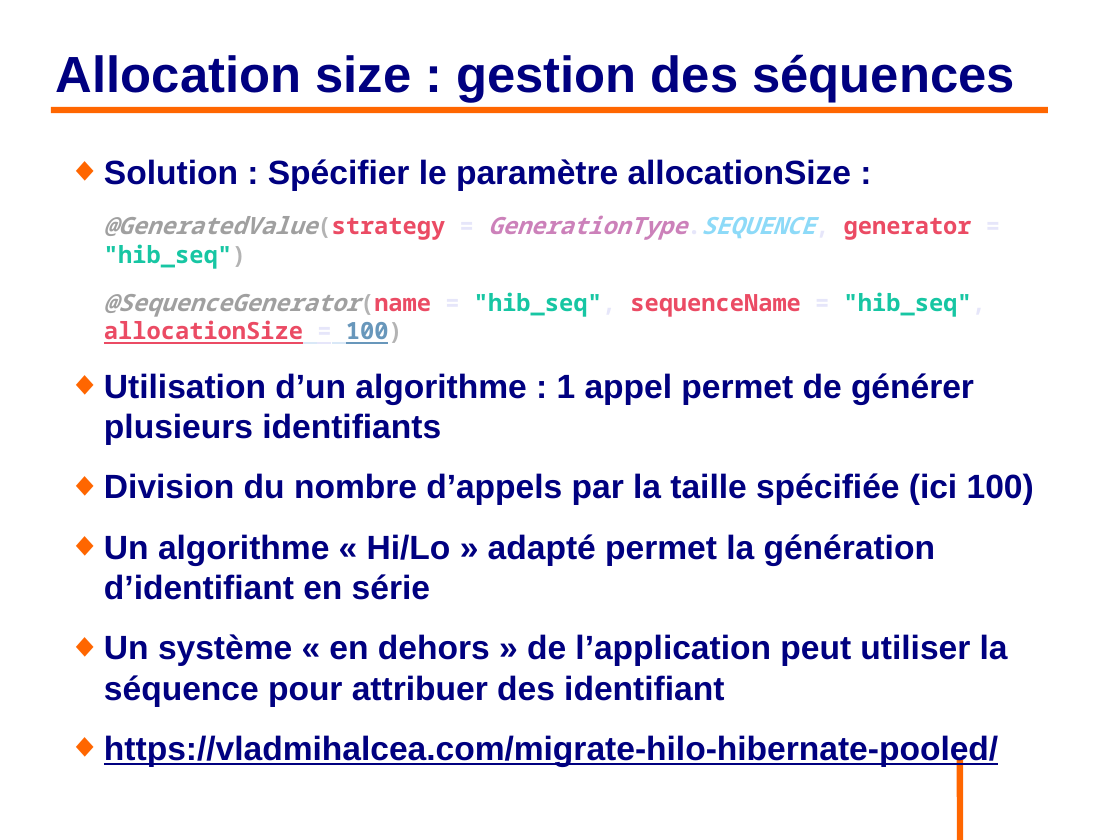
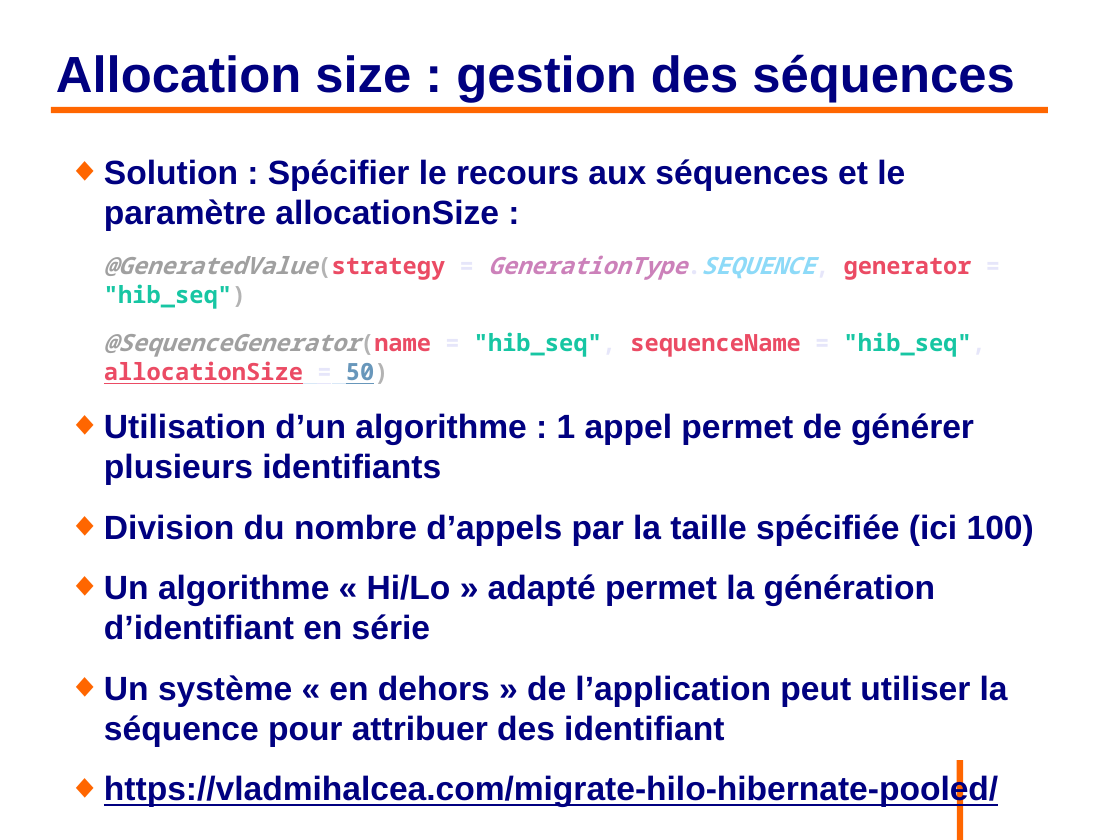
Before and after one commit to philphils/formation-hibernate-avancee, a slide deck: slide 28 of Documentation/diapo_formation_hibernate_avancee.odp (slide 25 before the commit). Drawn at 1120x840 pixels with LibreOffice and Linux fonts; fonts in the diff are those of the drawing; background and template pictures are left out. Boxes give left, top, right and bottom in pixels: in the first picture for what was removed or moved away, otherwise in the second. Text is boxed around its words. In the diff, an @@ line names an element or a change of style, - is before the commit and + after.

Commit message:
Précision allocation size

```diff
--- a/Documentation/diapo_formation_hibernate_avancee.odp
+++ b/Documentation/diapo_formation_hibernate_avancee.odp
@@ text at box(104, 159, 905, 230): text changed @@
-◆ Solution : Spécifier le paramètre allocationSize :
+◆ Solution : Spécifier le recours aux séquences et le paramètre allocationSize :
@@ text at box(104, 332, 986, 384): text changed @@
-@SequenceGenerator(name = "hib_seq", sequenceName = "hib_seq", allocationSize = 100)
+@SequenceGenerator(name = "hib_seq", sequenceName = "hib_seq", allocationSize = 50)
```
Also in this commit, not shown: 7 other slides changed, 1 slide added.
